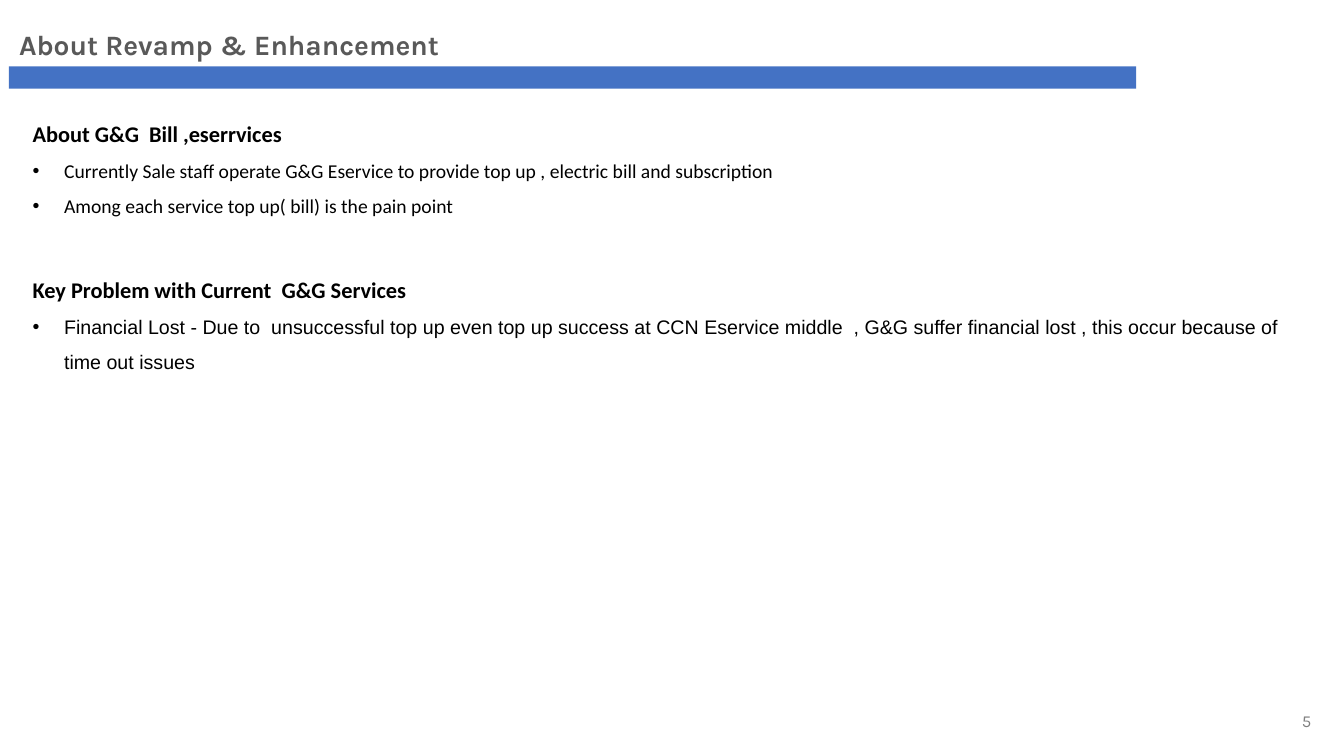
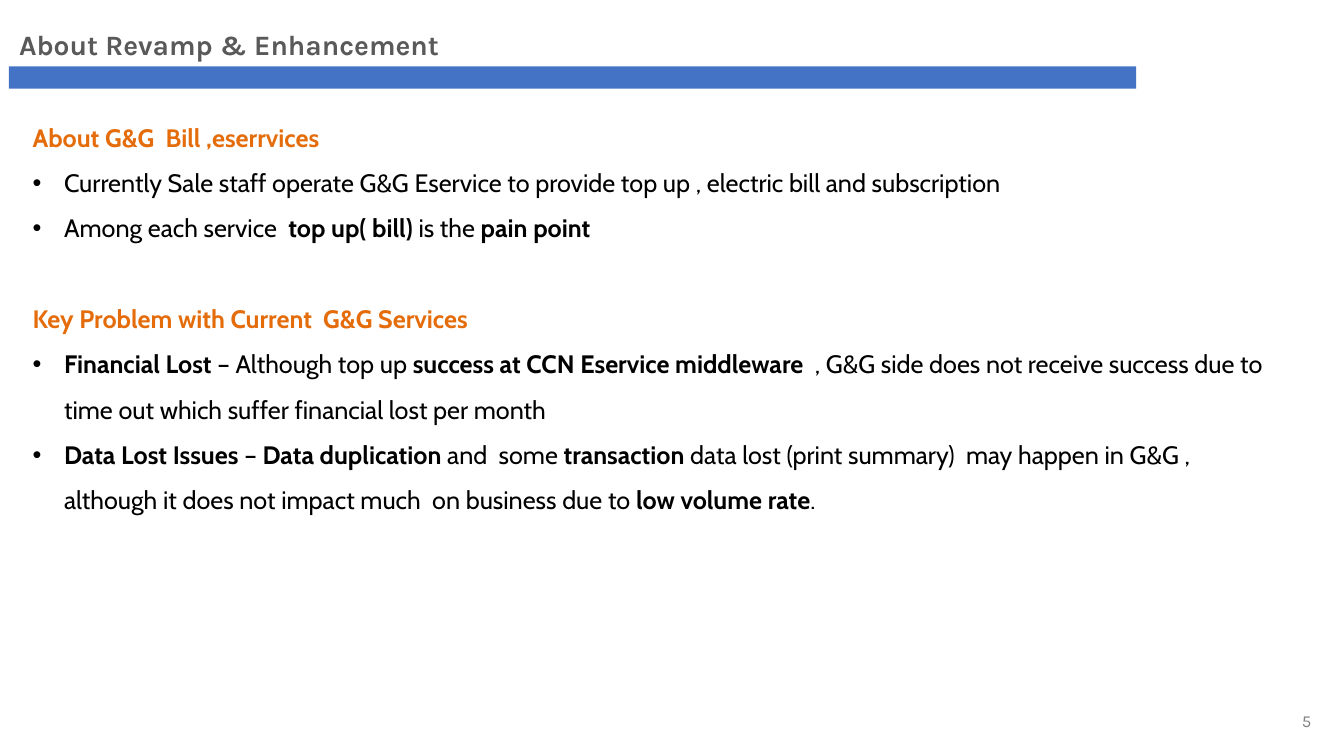
Before and after one commit to phyothuhan26/MySolutions, a slide deck: slide 5 of GandG_YPS/Presentation/G&G_Revamp_ARB.pptx. Drawn at 1344x756 pixels with LibreOffice and Linux fonts; fonts in the diff are those of the drawing; background and template pictures are left out. Boxes give left, top, right and bottom in pixels: in the first picture for what was removed or moved away, otherwise in the second. Text is boxed around its words. In the diff, an @@ line names an element or a change of style, - is before the commit and + after.

```diff
--- a/GandG_YPS/Presentation/G&G_Revamp_ARB.pptx
+++ b/GandG_YPS/Presentation/G&G_Revamp_ARB.pptx
@@ text at (33,128,1001,334): size 16 to 18 pt, text colour #000000 to #E46C0A in "About G&G Bill ,eserrvices", "Key Problem with Current G&G Services"; font Calibri to Cabin in "About G&G Bill ,eserrvices", "Currently Sale staff operate G&G Eservice to ...", "Among each service top up( bill) is ...", "Key Problem with Current G&G Services"; size 14 to 18 pt in "Currently Sale staff operate G&G Eservice to ...", "Among each service top up( bill) is ..."; bold on in "top up( bill) pain point" @@
@@ text at (64,354,1262,516): text changed; size 14 to 18 pt; font Arial to Cabin @@
-• Financial Lost - Due to unsuccessful top up even top up success at CCN Eservice middle , G&G suffer financial lost , this occur because of time out issues
+• Financial Lost – Although top up success at CCN Eservice middleware , G&G side does not receive success due to time out which suffer financial lost per month
+• Data Lost Issues – Data duplication and some transaction data lost (print summary) may happen in G&G , although it does not impact much on business due to low volume rate.
```
Also in this commit, not shown: 17 other slides changed, 15 slides added, 6 slides removed, 11 other files.
